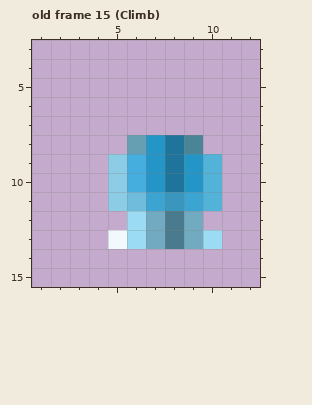
Pixel-art file, stored at PixelEngine/res/sprites/items/jetpack.aseprite. Above, as it was before the edit.
16x16 pixels, 19 frames. Shown: old frame 15 (Climb): x 1..12, y 3..15. The commit also changed other frames, which this record leaves out.
The result:
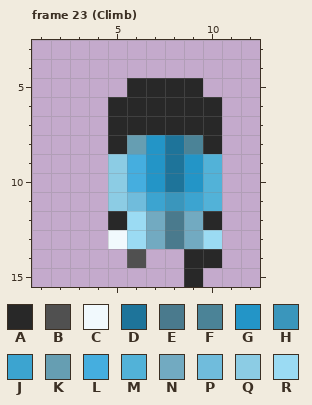
Palette (. is transparent): A #282828  B #505050  C #f1f9fd  D #1e749a  E #4a7a8d  F #4b8397  G #2395c7  H #3a96bc  J #3ca4d0  K #669eb2  L #45aedf  M #52b2d8  N #72aac1  P #70bcdc  Q #8ccce4  R #9bdbf3
A new or re-ordered frame is compared with the old frame closest to it.
Difference:
frames 19 -> 26
layer "Layer 1" now shown
Frame 23 (Climb) is new; against old frame 15 (Climb), layer "Layer 1":
Colour A now appears in row 5 at x 6 to 9; in rows 6 to 7 at x 5 to 10; in row 8 at x 5 and 10; in row 12 at x 5 and 10; in row 14 at x 9 to 10; in row 15 at x 9.
Colour B now appears in row 14 at x 6.
Boxes around the changes in both pictures, in picture pixels (x1, y1, x2, y2):
added: (108, 78, 222, 154)
added: (108, 211, 222, 287)
